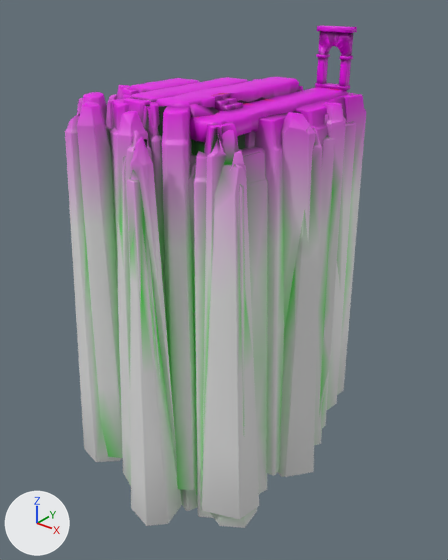
An edit to the glTF model eidolon-demo/goglass/level.glb, drawn before and after from the same camera.
Camera for both pictures: a camera (50 mm lens) standing at (14.0, -17.0, 4.4) and looking at (-1.2, 2.0, -7.3). The lights are fixed; the arrows at lower left show +X, +Y and +Z. The first picture is the older version. Vertices at exactly the same position are counted once.

Objects in the first picture: 'marble', 'rock'.
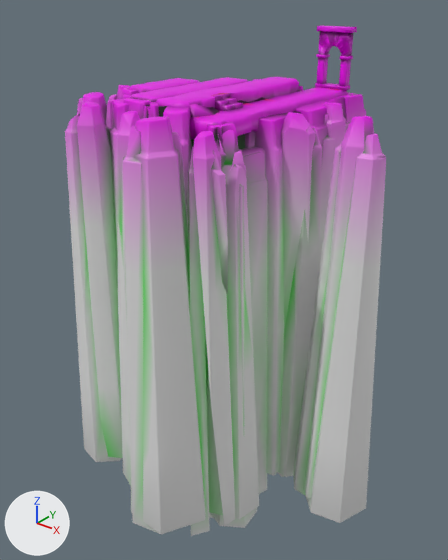
Changed parts and their boxes [x1, y1, x2, y2] in the pictures (448 x 560 px):
'rock', reshaped (7% wider): before [65, 79, 366, 528]; after [65, 79, 386, 536]
part 1 of me_rock, added: after [123, 116, 386, 536]
part 2 of me_rock, recoloured: before [127, 136, 317, 527]; after [182, 140, 310, 527]

The change, as a diff of the scene's bpy script:
```diff
--- a/eidolon-demo/goglass/level.glb.py
+++ b/eidolon-demo/goglass/level.glb.py
@@ me_rock @@
 # used by ob_rock; location = (0.0, 0.0, 0.0)
-me_rock.from_pydata(...)  # 34291 vertices, 68138 faces; spans x -7.5..3.3, y -3.9..9.7, z -17.2..0.5
+me_rock.from_pydata(...)  # 37225 vertices, 73970 faces; spans x -7.5..6.3, y -4.7..9.7, z -17.2..0.6
+# me_rock part 1: 2934 vertices added at x -1.7..6.3, y -4.7..3.6, z -16.4..0.6
+# me_rock part 2: 1978 kept faces spanning x -6.9..3.3, y -3.9..6.4, z -17.2..0.2 get new vertex colours
 me_rock.materials.append(mat_rock)
```
